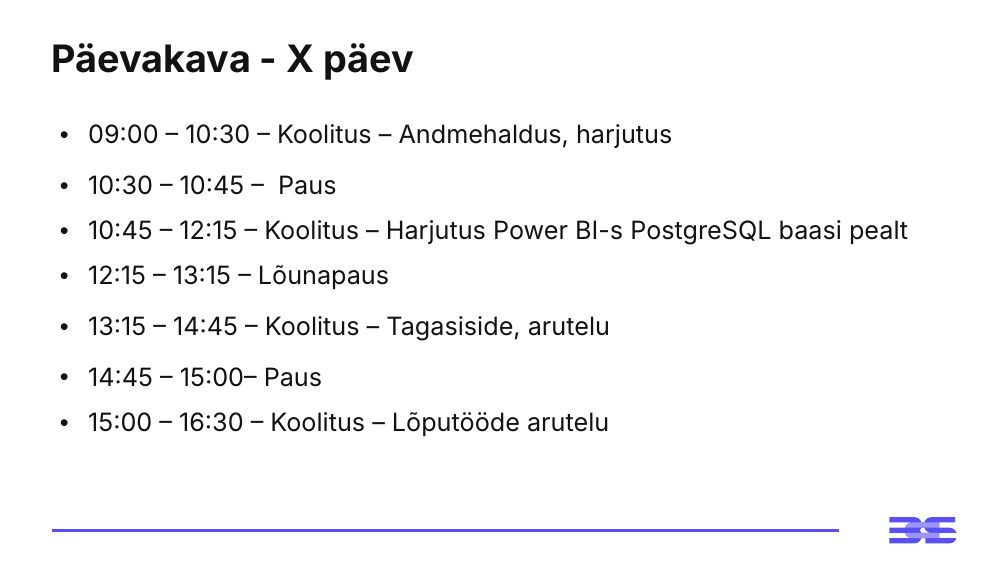
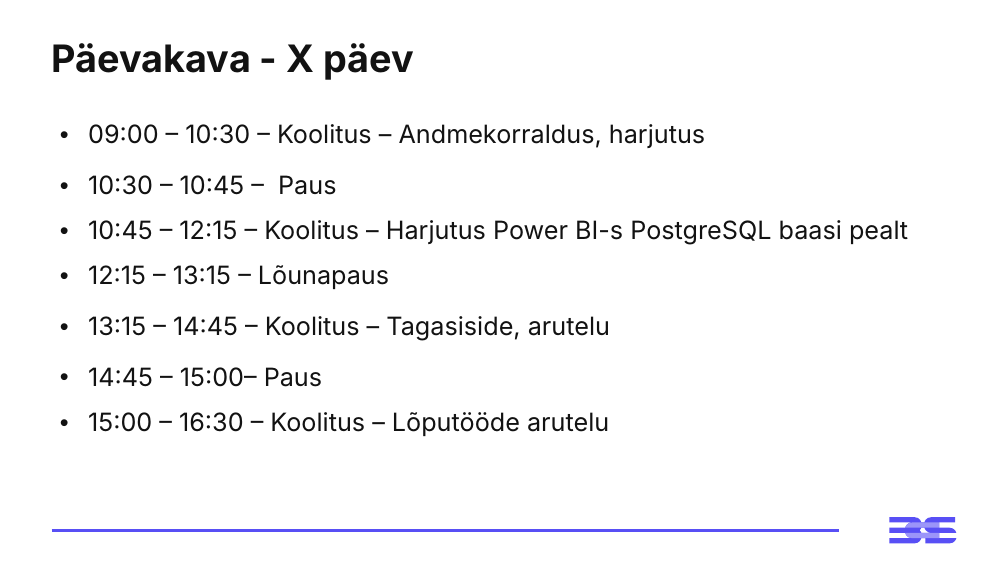
Before and after one commit to emilieabel/andmetarkus, a slide deck: slide 1 of Materjalid/Day10 Andmekaitse/10-paev-andmetarkus-esitlus.pptx. Drawn at 1008x567 pixels with LibreOffice and Linux fonts; fonts in the diff are those of the drawing. Boxes give left, top, right and bottom in pixels: in the first picture for what was removed or moved away, otherwise in the second. Text is boxed around its words. In the diff, an @@ line names an element or a change of style, - is before the commit and + after.

```diff
--- a/Materjalid/Day10 Andmekaitse/10-paev-andmetarkus-esitlus.pptx
+++ b/Materjalid/Day10 Andmekaitse/10-paev-andmetarkus-esitlus.pptx
@@ table at box(51, 105, 957, 444) @@
-row 1, column 1: 09:00 – 10:30 – Koolitus – Andmehaldus, harjutus
+row 1, column 1: 09:00 – 10:30 – Koolitus – Andmekorraldus, harjutus
```
Also in this commit, not shown: 4 other slides changed, 5 slides added.
